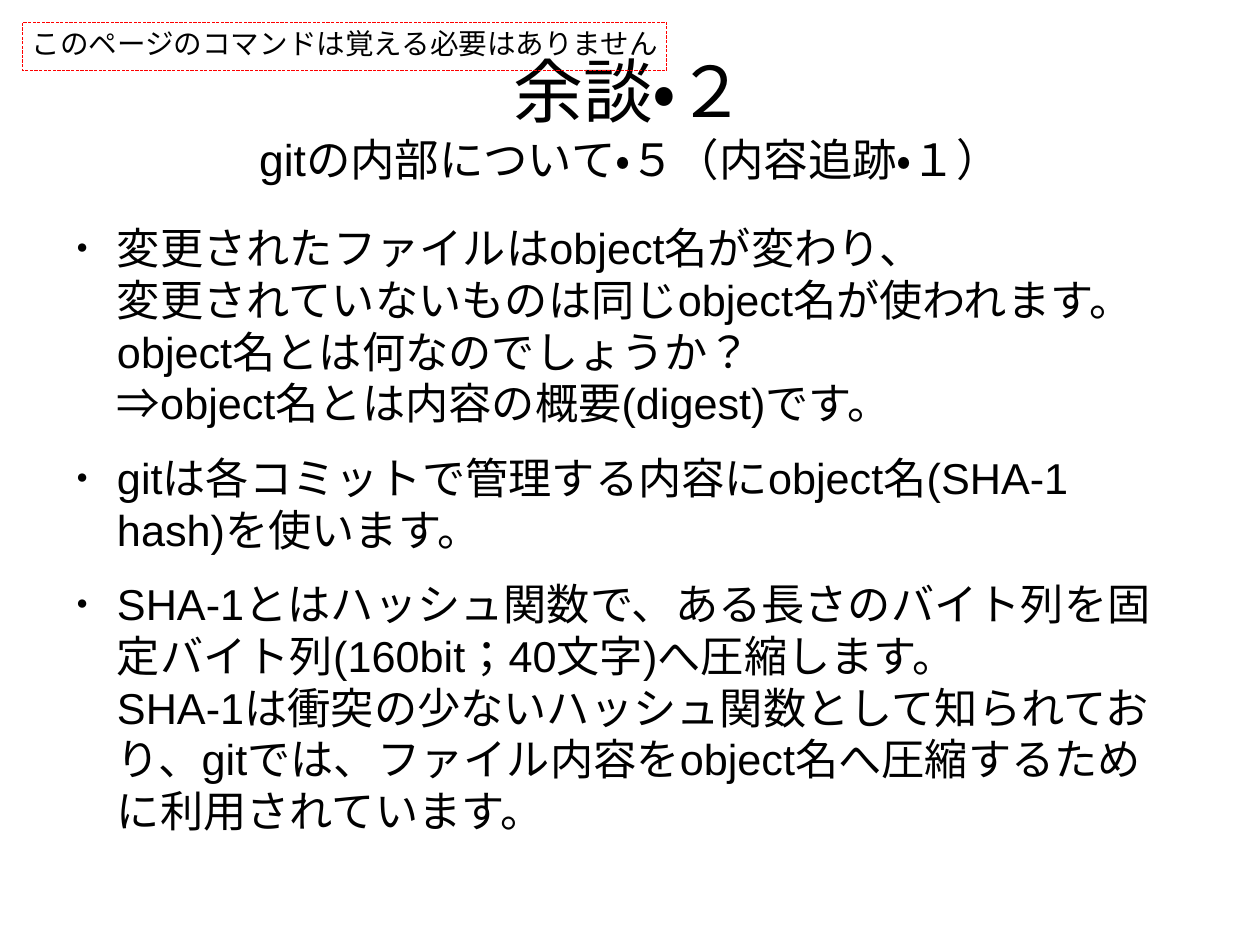
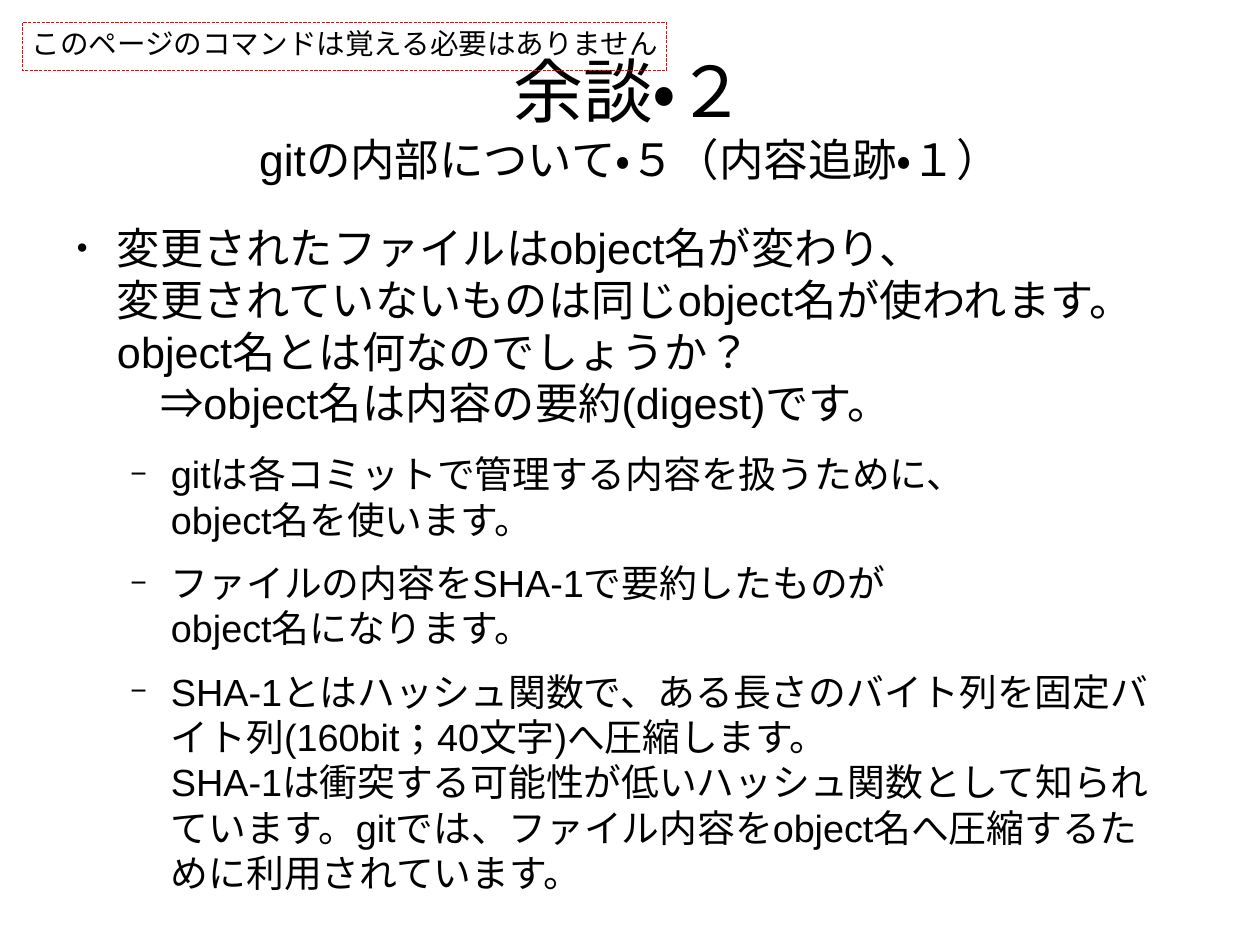
Before and after one commit to pneu/how_to_git, a slide deck: slide 37 of how_to_git.odp. Drawn at 1260x945 pixels with LibreOffice and Linux fonts; fonts in the diff are those of the drawing. Boxes give left, top, right and bottom in pixels: in the first picture for what was removed or moved away, otherwise in the second. Text is boxed around its words. In the diff, an @@ line names an element or a change of style, - is before the commit and + after.

```diff
--- a/how_to_git.odp
+++ b/how_to_git.odp
@@ text at box(117, 227, 1149, 890): text changed; size 27.2 to 23.8 pt @@
-● 変更されたファイルはobject名が変わり、
-  変更されていないものは同じobject名が使われます。object名とは何なのでしょうか？
-  ⇒object名とは内容の概要(digest)です。
-● gitは各コミットで管理する内容にobject名(SHA-1 hash)を使います。
-● SHA-1とはハッシュ関数で、ある長さのバイト列を固定バイト列(160bit；40文字)へ圧縮します。
-  SHA-1は衝突の少ないハッシュ関数として知られており、gitでは、ファイル内容をobject名へ圧縮するために利用されています。
+● 変更されたファイルはobject名が変わり、
+  変更されていないものは同じobject名が使われます。object名とは何なのでしょうか？
+  ⇒object名は内容の要約(digest)です。
+  − gitは各コミットで管理する内容を扱うために、
+    object名を使います。
+  − ファイルの内容をSHA-1で要約したものが
+    object名になります。
+  − SHA-1とはハッシュ関数で、ある長さのバイト列を固定バイト列(160bit；40文字)へ圧縮します。
+    SHA-1は衝突する可能性が低いハッシュ関数として知られています。gitでは、ファイル内容をobject名へ圧縮するために利用されています。
```
Also in this commit, not shown: 33 other slides changed, 1 other file.
